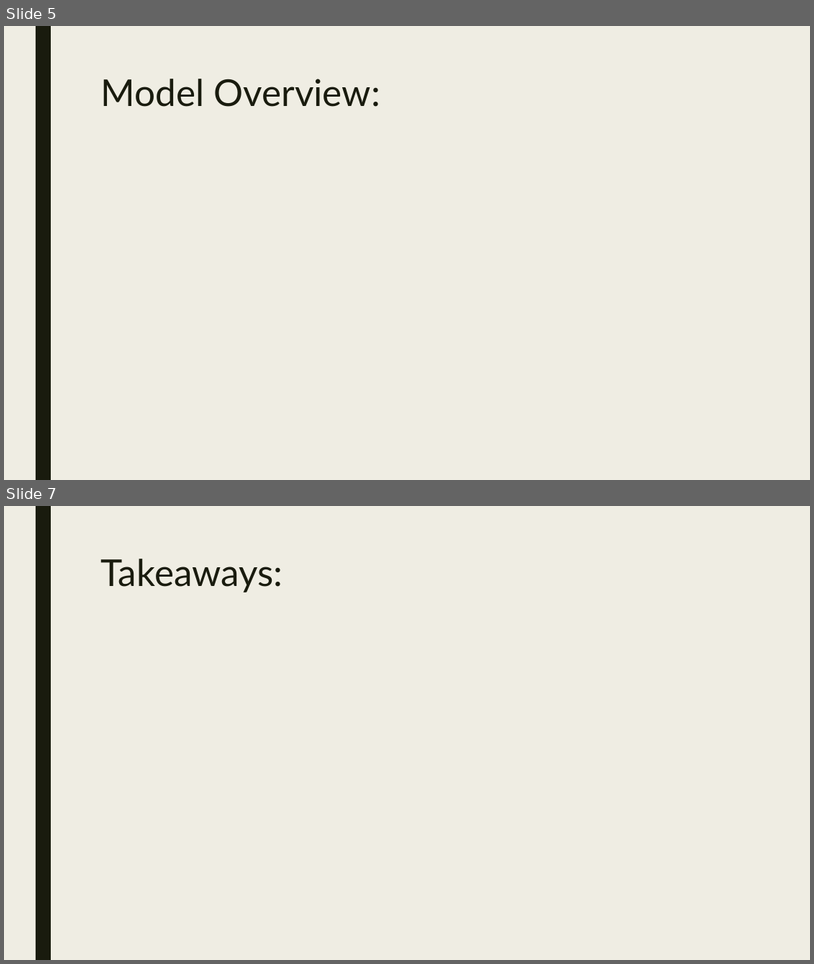
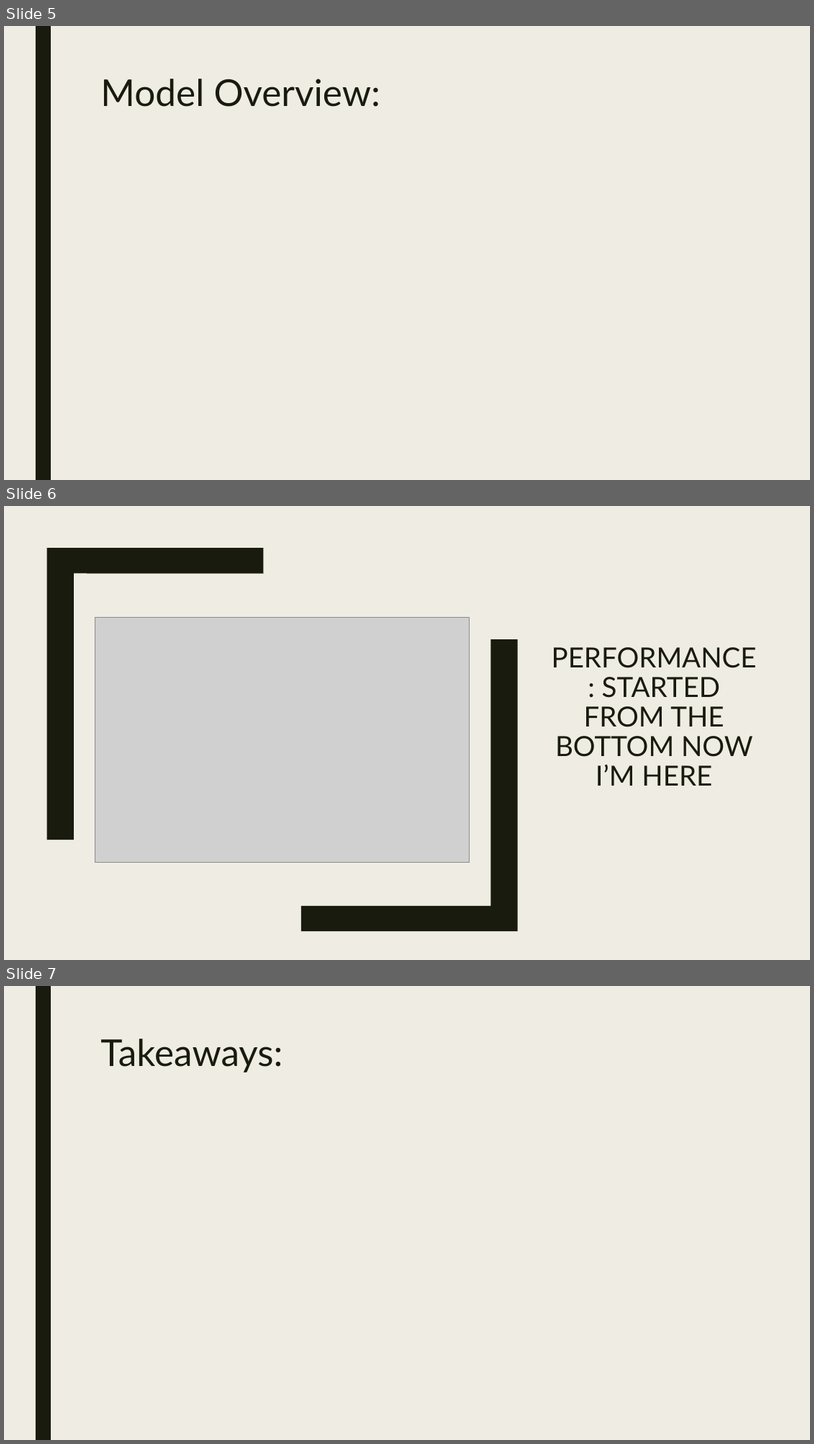
Before and after one commit to kjbhargava/StreetViewNN, a slide deck: ExtraStuff/FinalPresentation.pptx. Shown one above the other, each under a label of ours: slides 5 and 7 before the commit, slides 5, 6 and 7 after it; the slides between them are not shown. The pictures are 814x964 and 814x1444 pixels, drawn with LibreOffice and Linux fonts; fonts in the diff are those of the drawing; grey boxes stand for pictures. Boxes give left, top, right and bottom in pixels: in the first picture for what was removed or moved away, otherwise in the second. Text is boxed around its words. In the diff, an @@ line names an element or a change of style, - is before the commit and + after.

Commit message:
0% performance added

```diff
--- a/ExtraStuff/FinalPresentation.pptx
+++ b/ExtraStuff/FinalPresentation.pptx
@@ slide 6 added at [4, 506, 810, 960], background #EFEDE3; not listed: 1 template element that a slide beside it also shows @@
@@ rectangle added at [4, 506, 810, 960], fill #EFEDE3 @@
@@ freeform shape added at [47, 548, 263, 839], fill #191B0E @@
@@ picture added at [95, 618, 470, 862] @@
@@ freeform shape added at [301, 640, 518, 932], fill #191B0E @@
@@ title added at [552, 647, 757, 785], 33 pt, text #191B0E @@
+PERFORMANCE: STARTED FROM THE BOTTOM NOW I’M HERE
```
Also in this commit, not shown: 1 slide removed, 1 other file.
